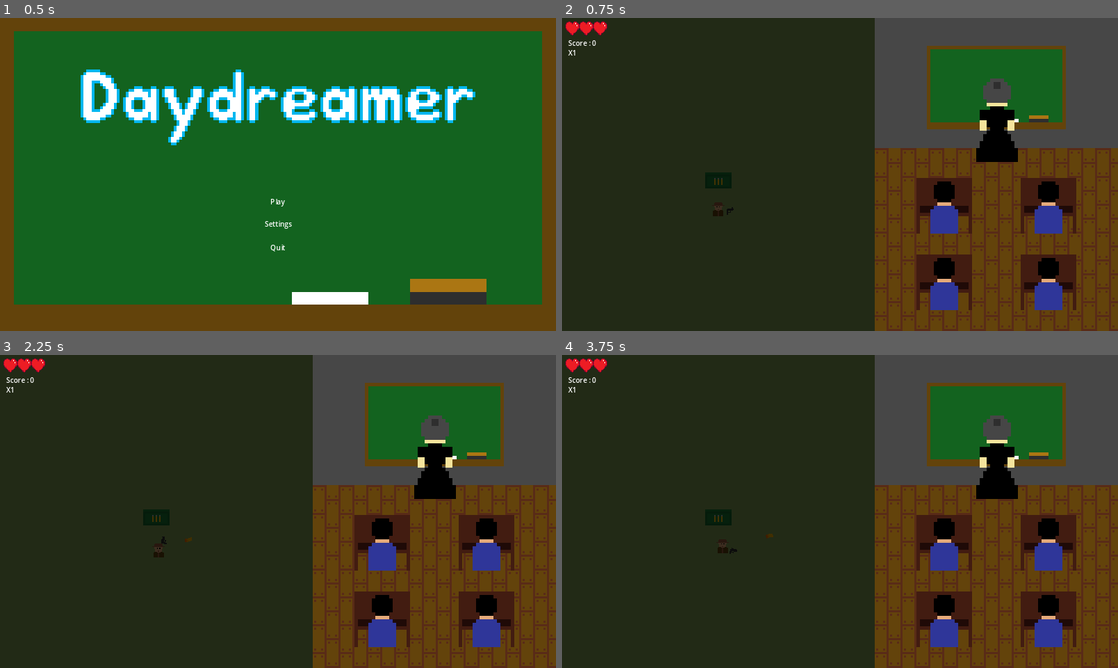
Above: before the commit, frames 1-4 (two rows, left to right).
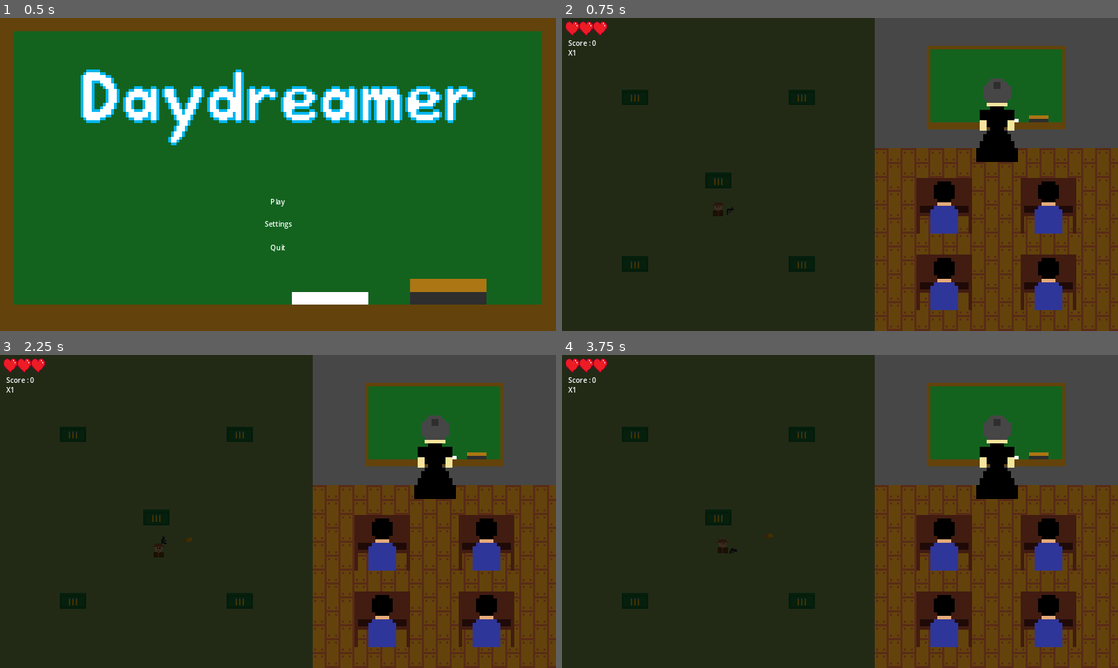
Above: after the commit, the same moments.

Repository: SupakornPholsiri/Daydreamer
Game: Godot game, scene res://main.tscn
Same seed, same stepped clock (60 frames per second), same inputs: the game is played once before the commit and once after it. Sound files missing from this copy of the repository are replaced by a short silence.
Inputs (mouse positions are in pixels of both pictures, inside the frame that each line leads up to):
- Up to frame 1 (0.5 s): no input
- Up to frame 2 (0.75 s): click "Play" at 0.5 s
- Up to frame 3 (2.25 s): tap Enter at 1.25 s; move the mouse to (400, 495) at 1.27 s; press the mouse at (400, 495) at 1.28 s; hold D (move_right) 1.28-2.03 s; tap Space (toggle_daydream) at 2, 2.1 s; move the mouse to (166, 527) at 2.02 s; release the mouse at (166, 527) at 2.03 s; hold S (move_down) from 2.03 s (still down)
- Up to frame 4 (3.75 s): tap Enter at 2.75 s; move the mouse to (895, 442) at 2.77 s; release S (move_down) at 2.78 s; press the mouse at (895, 442) at 2.78 s; hold D (move_right) 2.78-3.53 s; tap Space (toggle_daydream) at 3.5, 3.6 s; move the mouse to (812, 574) at 3.52 s; release the mouse at (812, 574) at 3.53 s; hold W (move_up) from 3.53 s (still down)

Frame 1 is identical in both runs. In frame 2, 0.9% of the frame differs, in the area x 10-46%, y 22-82%; in frame 3, 0.9%; in frame 4, 0.9%.

Commit message:
Added ammobox position

Diff:
--- a/Daydream/daydream.tscn
+++ b/Daydream/daydream.tscn
@@ -24,8 +24,32 @@
 offset_bottom = 64.0
 texture = SubResource("GradientTexture2D_vmsfi")
 
-[node name="Ammobox" type="Sprite2D" parent="."]
+[node name="Ammobox" type="Sprite2D" parent="." groups=["Ammobox"]]
 position = Vector2(360, 360)
+scale = Vector2(4, 4)
+texture = ExtResource("7_hh77b")
+hframes = 2
+
+[node name="Ammobox2" type="Sprite2D" parent="." groups=["Ammobox"]]
+position = Vector2(168, 168)
+scale = Vector2(4, 4)
+texture = ExtResource("7_hh77b")
+hframes = 2
+
+[node name="Ammobox3" type="Sprite2D" parent="." groups=["Ammobox"]]
+position = Vector2(552, 168)
+scale = Vector2(4, 4)
+texture = ExtResource("7_hh77b")
+hframes = 2
+
+[node name="Ammobox4" type="Sprite2D" parent="." groups=["Ammobox"]]
+position = Vector2(168, 552)
+scale = Vector2(4, 4)
+texture = ExtResource("7_hh77b")
+hframes = 2
+
+[node name="Ammobox5" type="Sprite2D" parent="." groups=["Ammobox"]]
+position = Vector2(552, 552)
 scale = Vector2(4, 4)
 texture = ExtResource("7_hh77b")
 hframes = 2
